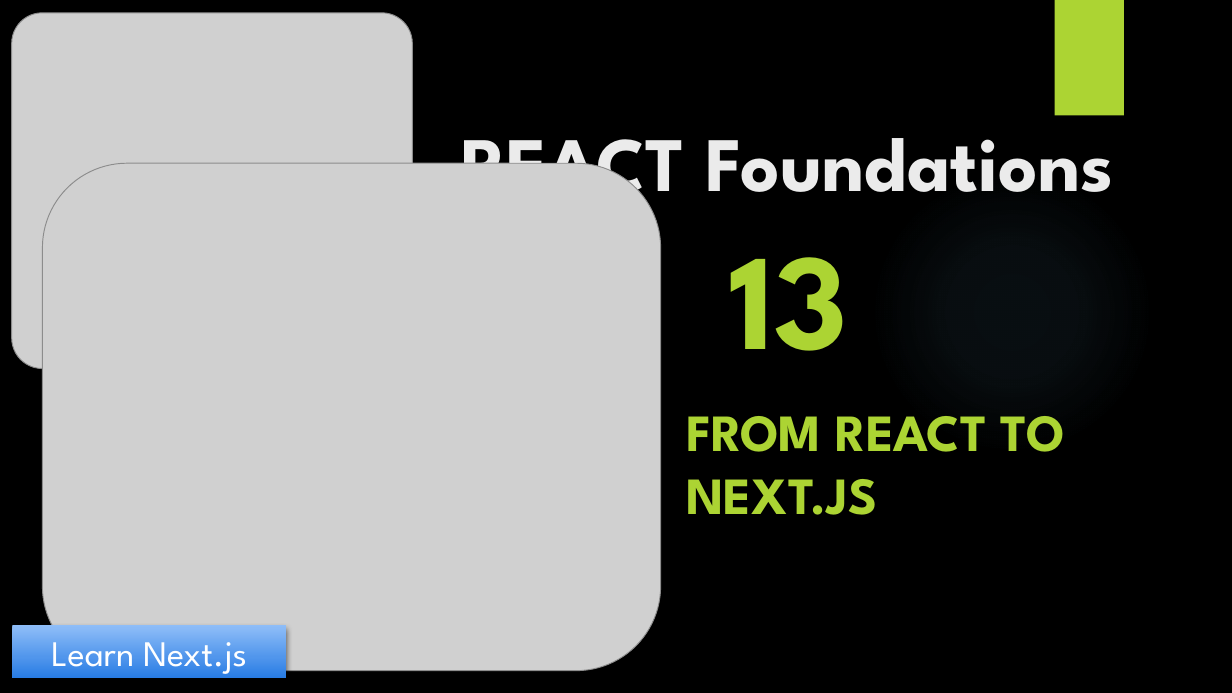
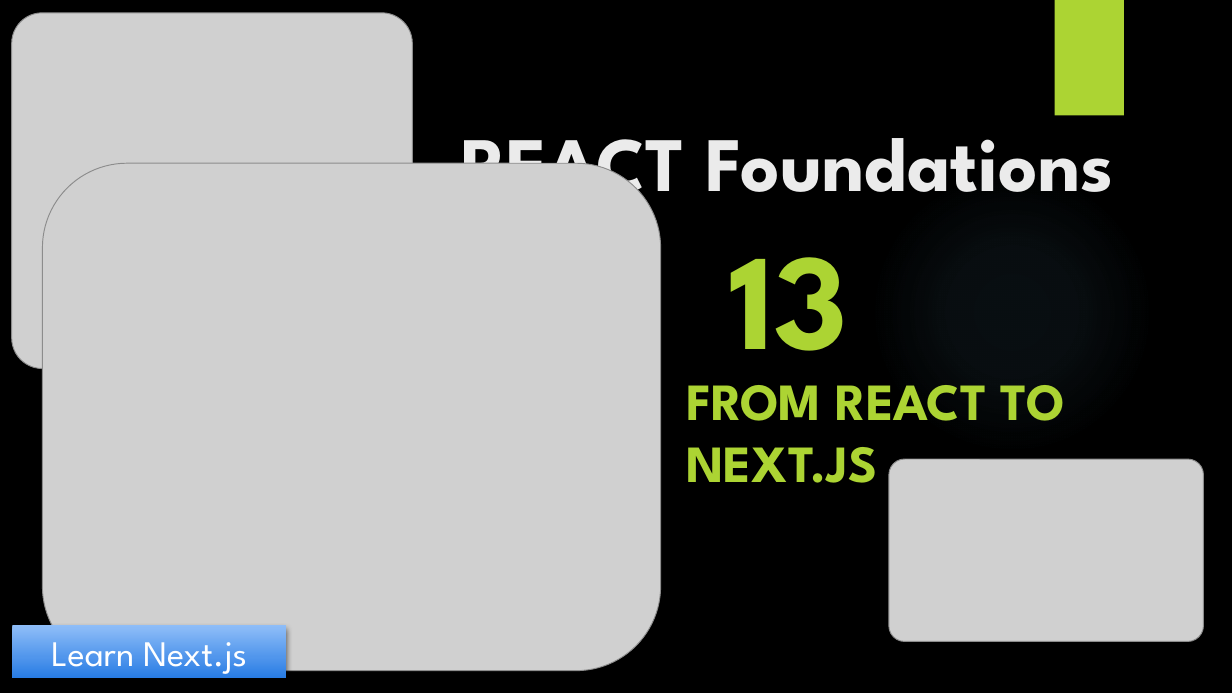
Before and after one commit to yasenstar/learn_javascript, a slide deck: slide 14 of learn_nextjs/1_React-Foundation/React_Foundations.pptx. Drawn at 1232x693 pixels with LibreOffice and Linux fonts; fonts in the diff are those of the drawing; grey boxes stand for pictures; background and template pictures are left out. Boxes give left, top, right and bottom in pixels: in the first picture for what was removed or moved away, otherwise in the second. Text is boxed around its words. In the diff, an @@ line names an element or a change of style, - is before the commit and + after.

```diff
--- a/learn_nextjs/1_React-Foundation/React_Foundations.pptx
+++ b/learn_nextjs/1_React-Foundation/React_Foundations.pptx
@@ subtitle "FROM REACT TO NEXT.JS": place and size @@
-subtitle "FROM REACT TO NEXT.JS" at (686, 416, 1065, 515)
+subtitle "FROM REACT TO NEXT.JS" at (686, 385, 1065, 483)
@@ picture added at (889, 459, 1203, 641) @@
```
Also in this commit, not shown: 1 other file.
